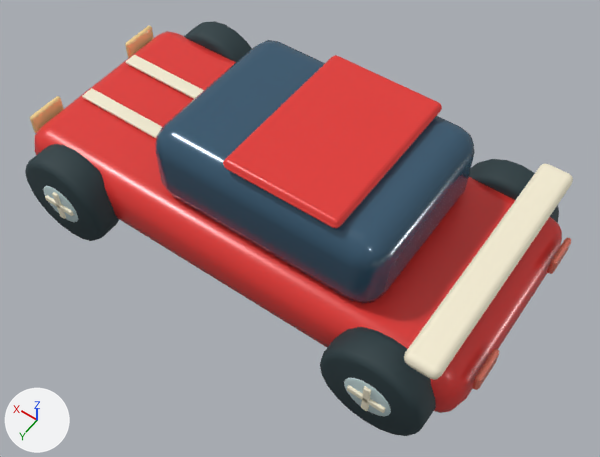
Renders of the glTF model public/models/racer.glb from each side of a commit.
Camera for both pictures: a 50 mm camera at (-1.184, 1.571, 2.536) aimed at (-0.129, 0.094, 0.216). The lights are fixed; the arrows at lower left show +X, +Y and +Z. The older version comes first. Where no turn or scale is listed for an object, it has been applied to the vertices. Vertices at exactly the same position are counted once.

The first picture shows 'Headlamp', 'Opaque blue glass', 'Paint racer', 'Rolling wheels', 'Tail lamp', 'Warm white trim'.
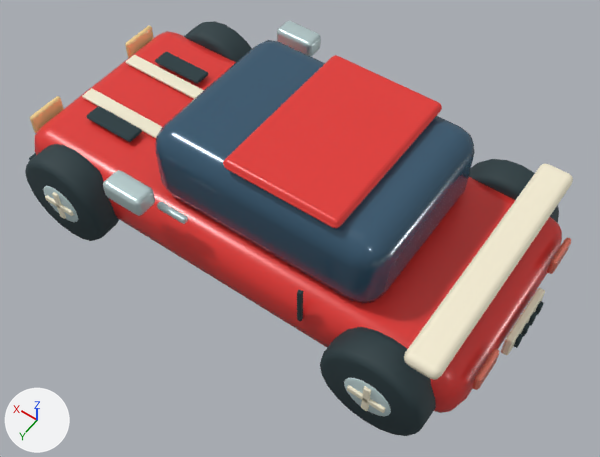
Edits to the scene script, one JSON object a line:
```json
{"op": "add", "block": "mat_tyre_rubber", "code": ["mat_tyre_rubber = principled_material('Tyre rubber')", "mat_tyre_rubber.base_color = (0.0203, 0.0437, 0.0513)  # dark cyan #273b40", "mat_tyre_rubber.roughness = 0.9"]}
{"block": "me_cube_004", "where": "# used by ob_warm_white_trim; location = (-0.8, 0.0, 0.45)"}
{"op": "remove", "block": "me_cube_004", "code": "me_cube_004.from_pydata(...)  # 288 vertices, 564 faces; spans x -0.06..1.65, y -0.46..0.46, z -0.1..0.03"}
{"op": "add", "block": "me_cube_004", "code": "me_cube_004.from_pydata(...)  # 384 vertices, 752 faces; spans x -0.16..1.65, y -0.46..0.46, z -0.25..0.03"}
{"block": "me_cube_004", "change": "me_cube_004 part 1: a new loose piece of 96 vertices spanning x -0.16..-0.13, y -0.12..0.12, z -0.25..-0.16, in mat_warm_white_trim (pale yellow #f7efd5)"}
{"block": "me_cube_019", "where": "# used by ob_wheel_hubs; location = (0.94, 0.0, 0.18)"}
{"op": "remove", "block": "me_cube_019", "code": "me_cube_019.from_pydata(...)  # 96 vertices, 188 faces; spans x -0.027..0.027, y -0.285..0.285, z -0.04..0.04"}
{"op": "add", "block": "me_cube_019", "code": "me_cube_019.from_pydata(...)  # 480 vertices, 940 faces; spans x -0.19..0.687, y -0.043..0.983, z -0.35..0.038"}
{"block": "me_cube_019", "change": "me_cube_019 part 2: 96 vertices removed from x -0.027..0.027, y -0.285..0.285, z -0.04..0.04; 192 vertices added at x -0.19..0.08, y -0.043..0.063, z -0.073..0.038"}
{"block": "me_cube_019", "change": "me_cube_019 part 3: 192 vertices added at x -0.19..0.08, y 0.877..0.983, z -0.073..0.038"}
{"block": "me_cube_019", "change": "other edits to the shape of me_cube_019 do not show in these pictures"}
{"op": "add", "block": "me_cube_011", "code": ["me_cube_011 = bpy.data.meshes.new('Cube.011')", "me_cube_011.from_pydata(...)  # 832 vertices, 1628 faces; spans x -0.61..1.34, y -0.01..0.84, z -0.22..0.08", "me_cube_011.materials.append(mat_tyre_rubber)  # dark cyan #273b40"]}
{"op": "set", "path": "ob_wheel_hubs.location", "old": "(0.94, 0.0, 0.18)", "new": "(0.28, -0.47, 0.49)"}
{"op": "add", "block": "ob_tyre_rubber", "code": ["ob_tyre_rubber = bpy.data.objects.new('Tyre rubber', me_cube_011)", "ob_tyre_rubber.location = (-0.36, -0.417, 0.33)"]}
```

Boxes [x1, y1, x2, y2] around the edits, measured in the pictures (600 x 457 px; the box of a moved part takes in the faces that stretch with it):
```json
{"object": "Wheel hubs", "change": "reshaped, moved", "after": [103, 21, 321, 224], "on screen": "not visible before"}
{"object": "Tyre rubber", "change": "added", "after": [29, 52, 544, 348]}
{"part": 1, "of": "me_cube_004", "change": "added", "after": [501, 288, 545, 355]}
{"part": 2, "of": "me_cube_019", "change": "moved or reshaped", "after": [277, 21, 321, 56], "on screen": "not visible before"}
{"part": 3, "of": "me_cube_019", "change": "added", "after": [103, 170, 188, 224], "on screen": "pale blue"}
```
